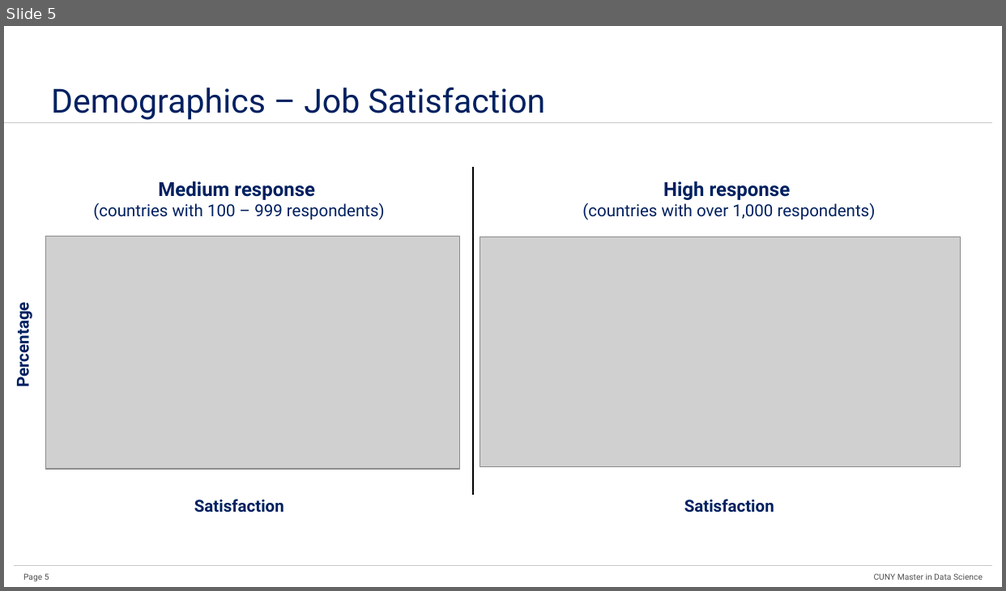
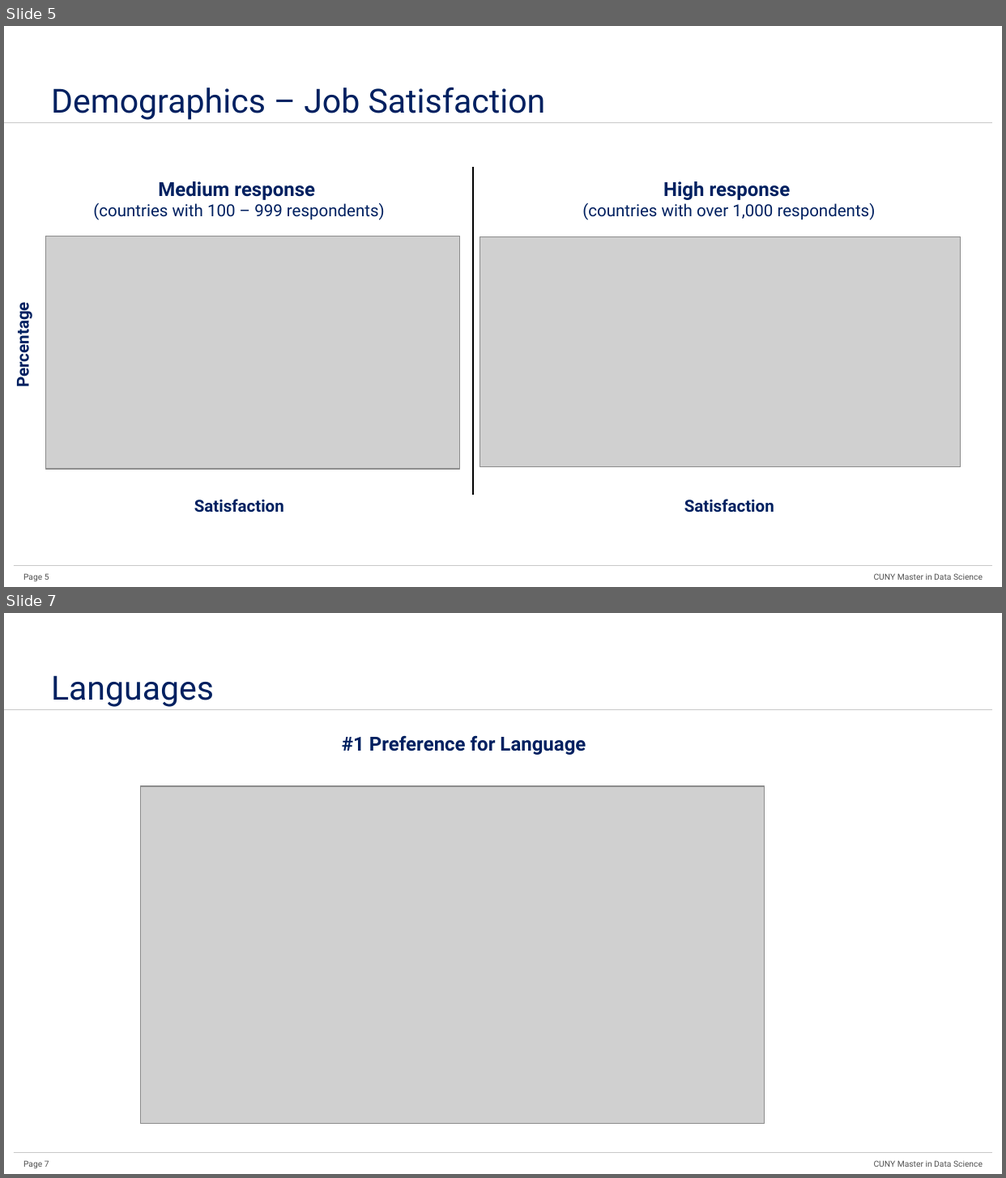
Before and after one commit to hillt5/Project-3-DATA-607, a slide deck: 04Presentation/Data607_Project3_Data_Science_Skills.pptx. Shown one above the other, each under a label of ours: slide 5 before the commit, slides 5 and 7 after it; the slides between them are not shown. The pictures are 1006x591 and 1006x1178 pixels, drawn with LibreOffice and Linux fonts; fonts in the diff are those of the drawing; grey boxes stand for pictures. Boxes give left, top, right and bottom in pixels: in the first picture for what was removed or moved away, otherwise in the second. Text is boxed around its words. In the diff, an @@ line names an element or a change of style, - is before the commit and + after.

```diff
--- a/04Presentation/Data607_Project3_Data_Science_Skills.pptx
+++ b/04Presentation/Data607_Project3_Data_Science_Skills.pptx
@@ slide 7 added at (4,613,1002,1174), background #FFFFFF; not listed: 4 template elements that a slide beside it also shows @@
@@ title added at (51,675,214,707), 24 pt, text #002060 @@
+Languages
@@ text added at (342,735,586,755), 14 pt, text #002060, bold @@
+#1 Preference for Language
@@ picture added at (141,786,765,1124) @@
```
Also in this commit, not shown: 2 slides changed, 3 other slides added, 3 slides removed.
